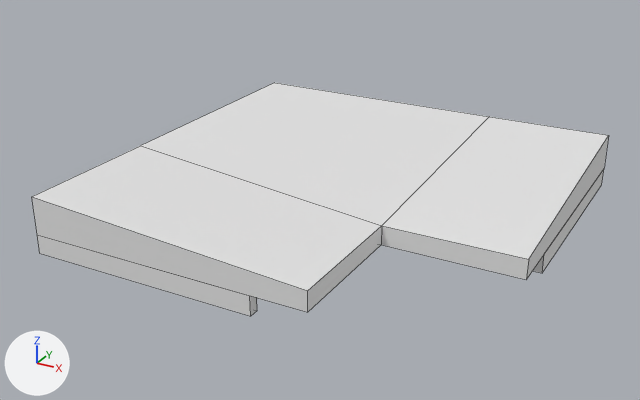
The FBX model Kits/SM_CoveringCornerCeiling_c.fbx, before and after one commit.
Camera for both pictures: a 50 mm lens placed at (2.14, -12.31, 8.69), pointed at (-2.99, -2.99, 4.03). The lights are fixed; the arrows at lower left show +X, +Y and +Z. The older version comes first. Mesh edges are drawn as thin lines.

Names of what the first picture shows: 'CoveringCornerCeiling_c'.
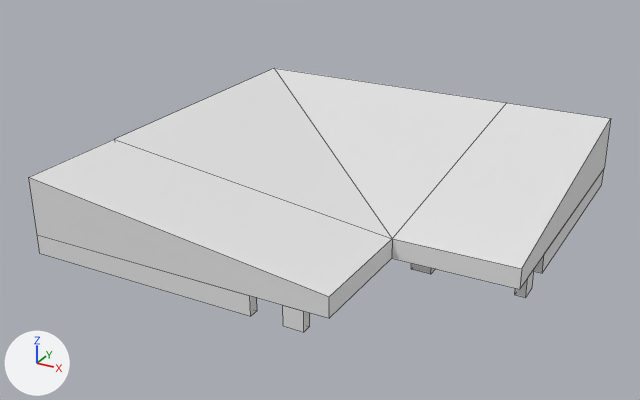
Changed parts and their boxes (x1, y1, x2, y2) in the pictures (640 x 400 px):
'CoveringCornerCeiling_c', reshaped (13% taller): before (32, 83, 609, 316); after (29, 68, 611, 332)
part 1 of me_cube_524, added: after (515, 270, 534, 298)
part 2 of me_cube_524, added (mostly hidden): after (411, 263, 435, 274)
part 3 of me_cube_524, added: after (283, 305, 310, 332)
part 4 of me_cube_524, built on: before (32, 83, 609, 312); after (29, 68, 611, 318)

Patch to the scene script:
```diff
--- a/Kits/SM_CoveringCornerCeiling_c.fbx.py
+++ b/Kits/SM_CoveringCornerCeiling_c.fbx.py
@@ me_cube_524 @@
 # used by ob_coveringcornerceiling_c; location = (0.0, 0.0, 0.0)
 # verts and faces of me_cube_524; kept vertices keep their numbers, new ones are numbered from 72
 # before: 1 (-1.75, -5.5, 4.0) at pixel (307, 312), 2 (-5.5, -5.5, 4.5) at pixel (31, 196), 3 (-1.75, -5.5, 4.25) at pixel (307, 290), 5 (-1.75, 0.0, 4.0), 6 (-5.5, 0.0, 4.5) at pixel (274, 82)
 # before: 7 (-1.75, 0.0, 4.5) at pixel (489, 116), 8 (-5.5, -3.5, 4.5) at pixel (140, 145), 9 (-1.75, -3.75, 4.25) at pixel (381, 225), 10 (-5.5, -3.5, 4.0), 11 (-1.75, -3.75, 4.0) at pixel (381, 244)
 # before: 12 (0.0, -3.75, 4.25) at pixel (528, 259), 13 (0.0, 0.0, 4.5) at pixel (608, 135), 15 (0.0, -3.75, 4.0) at pixel (526, 279), 64 (-2.45, -2.87, 3.87), 65 (-2.45, -2.87, 4.12)
 # before: 66 (-2.63, -3.05, 3.87), 67 (-2.63, -3.05, 4.12), 68 (-5.31, -0.02, 3.87), 69 (-5.31, -0.02, 4.12), 70 (-5.48, -0.17, 3.87)
 # before: 71 (-5.48, -0.17, 4.12)
-me_cube_524.from_pydata(...)  # 72 vertices, 56 faces; spans x -5.5..0.0, y -5.5..0.0, z 3.75..4.5
+me_cube_524.from_pydata(...)  # 104 vertices, 81 faces; spans x -5.5..0.0, y -5.5..0.0, z 3.75..4.75
+# me_cube_524 part 1: a new loose piece, a box spanning x -0.12..0.0, y -3.7..-3.45, z 3.75..4.0
+# me_cube_524 part 2: a new loose piece, a box spanning x -1.37..-1.12, y -3.7..-3.45, z 3.75..4.0
+# me_cube_524 part 3: a new loose piece, a box spanning x -2.05..-1.8, y -5.5..-5.37, z 3.75..4.0
+# me_cube_524 part 4
+delete_faces([(6, 8, 9, 7)])
+for i in [1, 3, 5]: verts[i] += (0.25, 0.0, 0.0)
+for i in [2, 6, 13]: verts[i] += (0.0, 0.0, 0.25)
+for i in [*range(68, 72)]: verts[i] += (0.0, 0.0, -0.12)
+verts[7] = (-1.5, 0.0, 4.75)  # moved, pixel (506, 102)
+verts[8] = (-5.5, -4.0, 4.75)  # moved, pixel (114, 139)
+verts[9] = (-1.5, -4.0, 4.25)  # moved, pixel (392, 238)
+verts[11] = (-1.5, -4.0, 4.0)  # moved, pixel (391, 258)
+verts[10] = (-5.5, -4.0, 4.0)  # moved
+verts[12] = (0.0, -4.0, 4.25)  # moved, pixel (521, 268)
+verts[15] = (0.0, -4.0, 4.0)  # moved, pixel (519, 289)
+verts[64] = (-2.62, -2.7, 3.75)  # moved
+verts[65] = (-2.62, -2.7, 4.0)  # moved
+verts[66] = (-2.8, -2.87, 3.75)  # moved
+verts[67] = (-2.8, -2.87, 4.0)  # moved
+faces += [(6, 8, 9), (6, 9, 7)]
+# other edits to the shape of me_cube_524 do not show in these pictures
```
